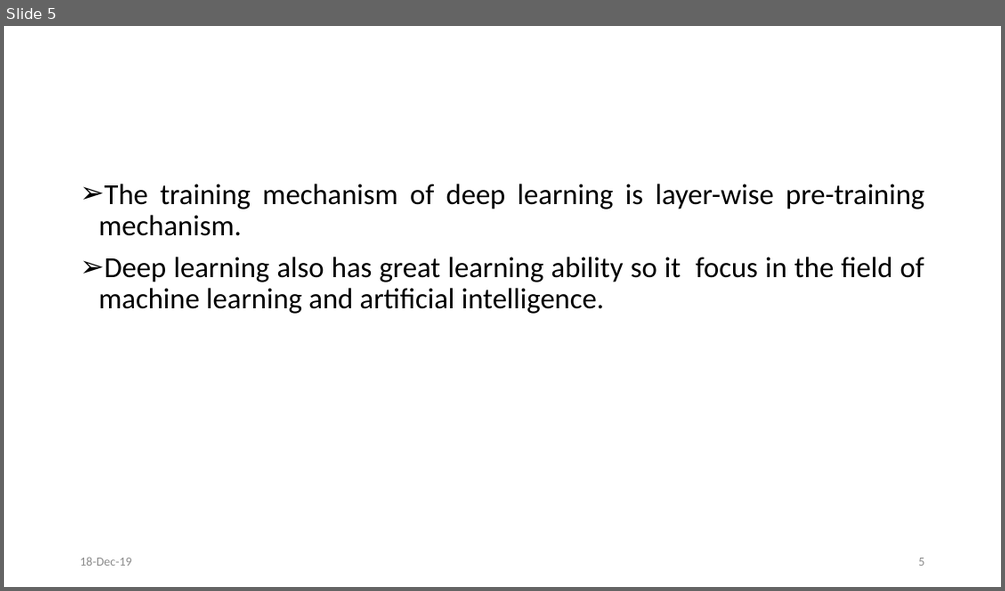
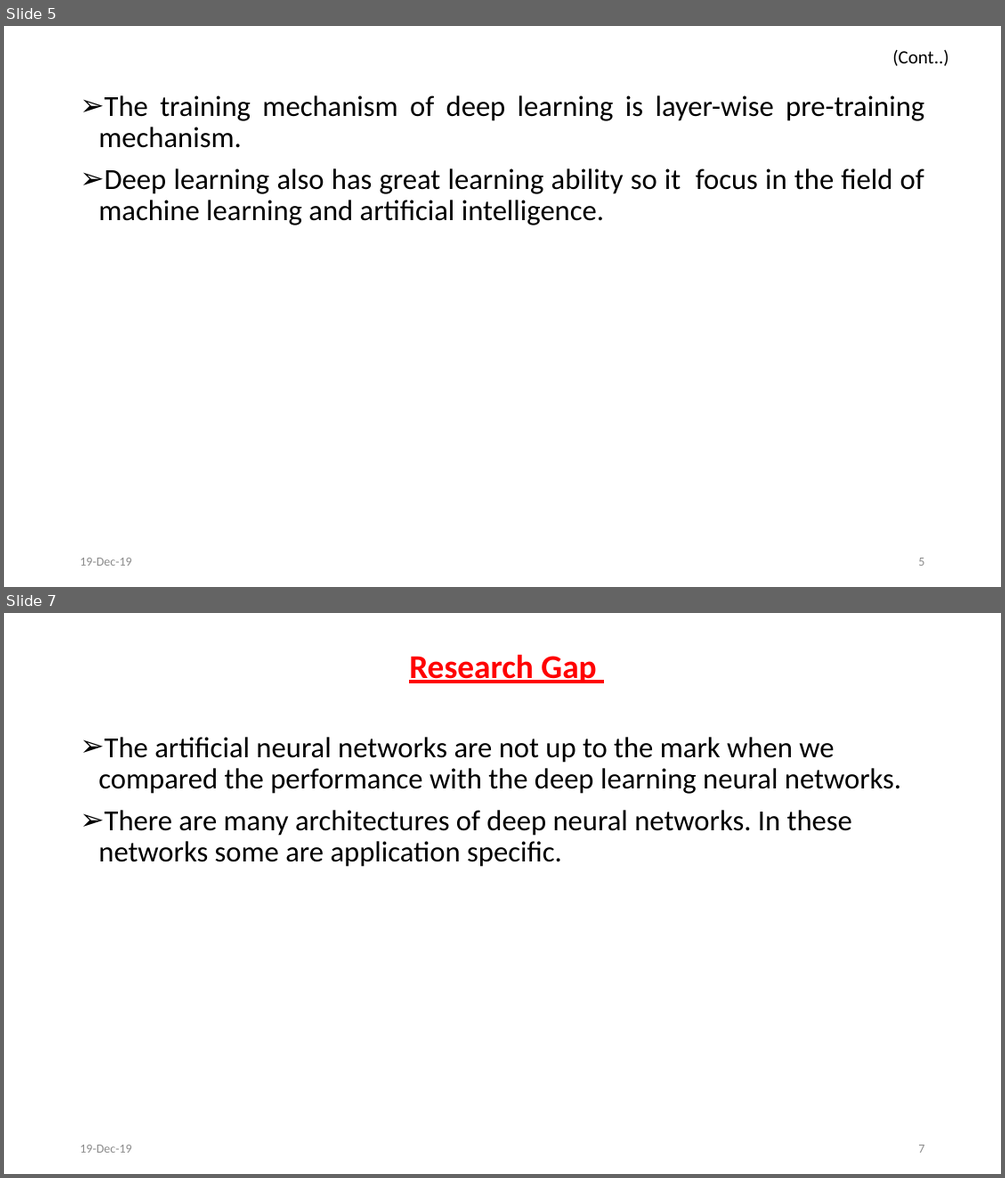
Before and after one commit to svec-final-year-project-eee/Project, a slide deck: First Review/First Oral Presentation.pptx. Shown one above the other, each under a label of ours: slide 5 before the commit, slides 5 and 7 after it; the slides between them are not shown. The pictures are 1005x591 and 1005x1178 pixels, drawn with LibreOffice and Linux fonts; fonts in the diff are those of the drawing. Boxes give left, top, right and bottom in pixels: in the first picture for what was removed or moved away, otherwise in the second. Text is boxed around its words. In the diff, an @@ line names an element or a change of style, - is before the commit and + after.

```diff
--- a/First Review/First Oral Presentation.pptx
+++ b/First Review/First Oral Presentation.pptx
@@ slide 7 added at (4, 613, 1001, 1174), background #FFFFFF @@
@@ text added at (409, 654, 596, 683), 32 pt, text #FF0000, bold, underline @@
+Research Gap
@@ text added at (98, 737, 901, 867), 28 pt, text #000000 @@
+➢ The artificial neural networks are not up to the mark when we compared the performance with the deep learning neural networks.
+➢ There are many architectures of deep neural networks. In these networks some are application specific.
@@ text added at (80, 1144, 131, 1152), 12 pt, text #8C8C8C @@
+19-Dec-19
@@ page number added at (918, 1144, 924, 1152), 12 pt, text #8C8C8C @@
+7
@@ slide 5 changed as well @@
@@ text added at (892, 50, 948, 66), 18 pt, text #000000 @@
+(Cont..)
@@ text "The training mechanism of deep ...": place and size @@
-text "The training mechanism of deep ..." at (98, 184, 924, 313)
+text "The training mechanism of deep ..." at (98, 95, 924, 225)
@@ text at (80, 557, 131, 565): text changed @@
-18-Dec-19
+19-Dec-19
```
Also in this commit, not shown: 9 other slides changed, 1 other slide added, 1 other file.
